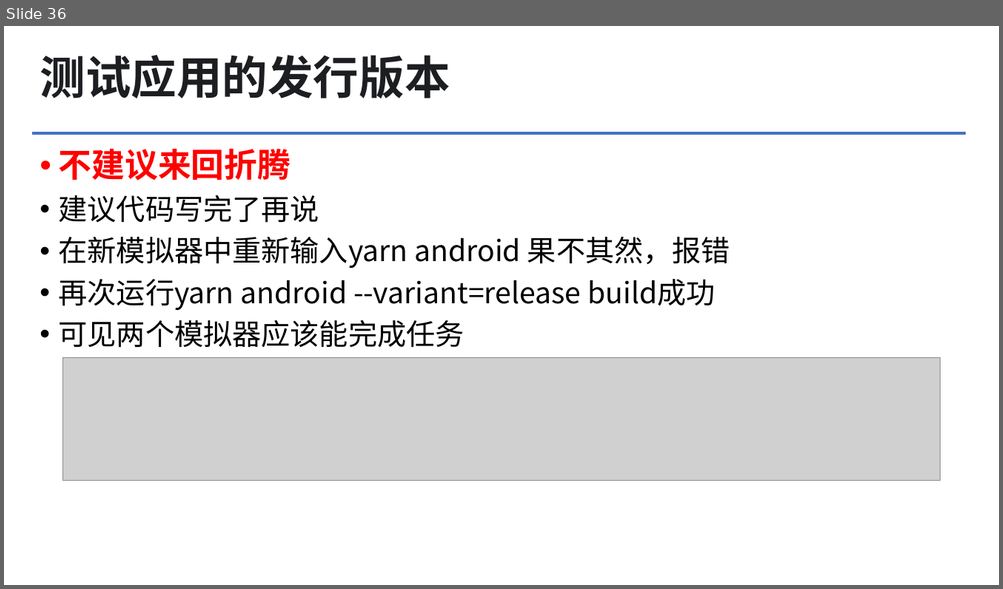
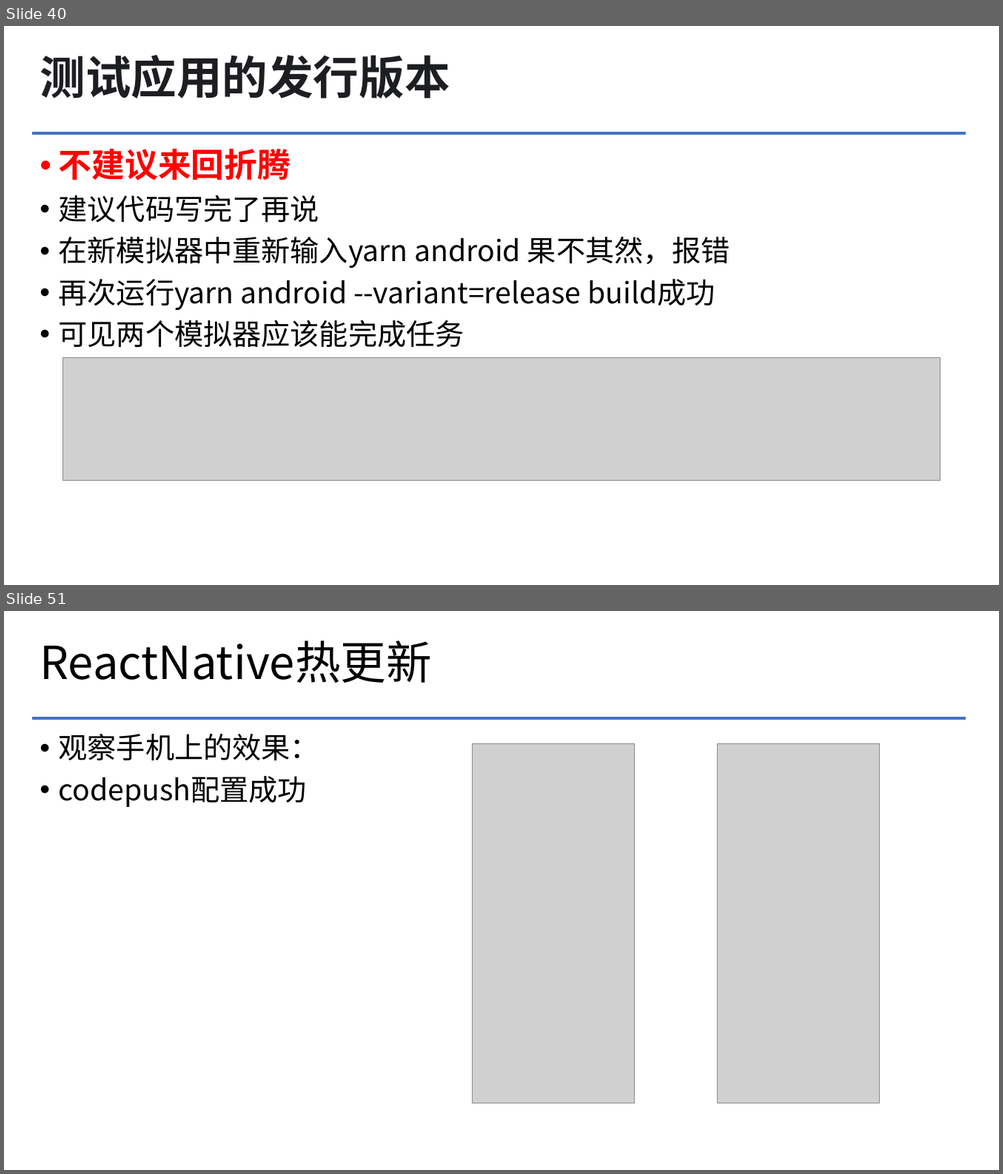
Before and after one commit to greatgu99/myApp, a slide deck: 文档/ReactNative项目入门.pptx. Shown one above the other, each under a label of ours: slide 36 before the commit, slides 40 and 51 after it; the slides between them are not shown. The pictures are 1003x589 and 1003x1174 pixels, drawn with LibreOffice and Linux fonts; fonts in the diff are those of the drawing; grey boxes stand for pictures; background and template pictures are left out. Boxes give left, top, right and bottom in pixels: in the first picture for what was removed or moved away, otherwise in the second. Text is boxed around its words. In the diff, an @@ line names an element or a change of style, - is before the commit and + after.

```diff
--- a/文档/ReactNative项目入门.pptx
+++ b/文档/ReactNative项目入门.pptx
@@ slide 51 added at (x1=4, y1=611, x2=999, y2=1170), background #FFFFFF; not listed: 1 template element that a slide beside it also shows @@
@@ title added at (x1=40, y1=641, x2=432, y2=683), 44 pt, text #000000 @@
+ReactNative热更新
@@ text added at (x1=59, y1=734, x2=319, y2=807), 28 pt, text #000000 @@
+• 观察手机上的效果：
+• codepush配置成功
@@ picture added at (x1=472, y1=743, x2=634, y2=1103) @@
@@ picture added at (x1=717, y1=743, x2=879, y2=1103) @@
@@ what was slide 36 is now slide 40 @@
```
Also in this commit, not shown: 4 slides changed, 19 other slides added.
